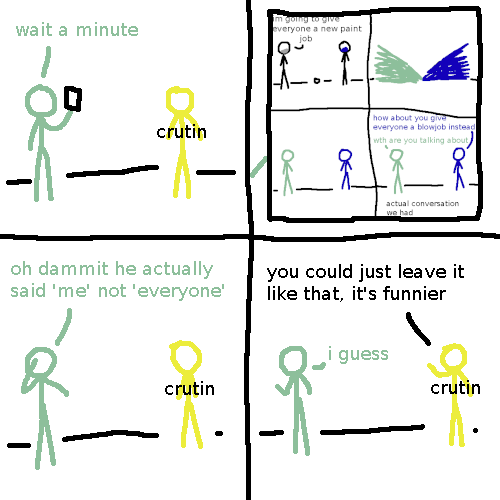
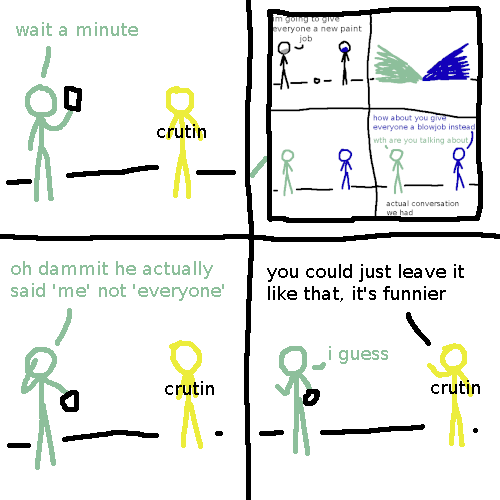
Revision of a layered w=500, h=500 image; what changed, layer by layer:
painted on "Background" over [60, 389, 320, 412]
